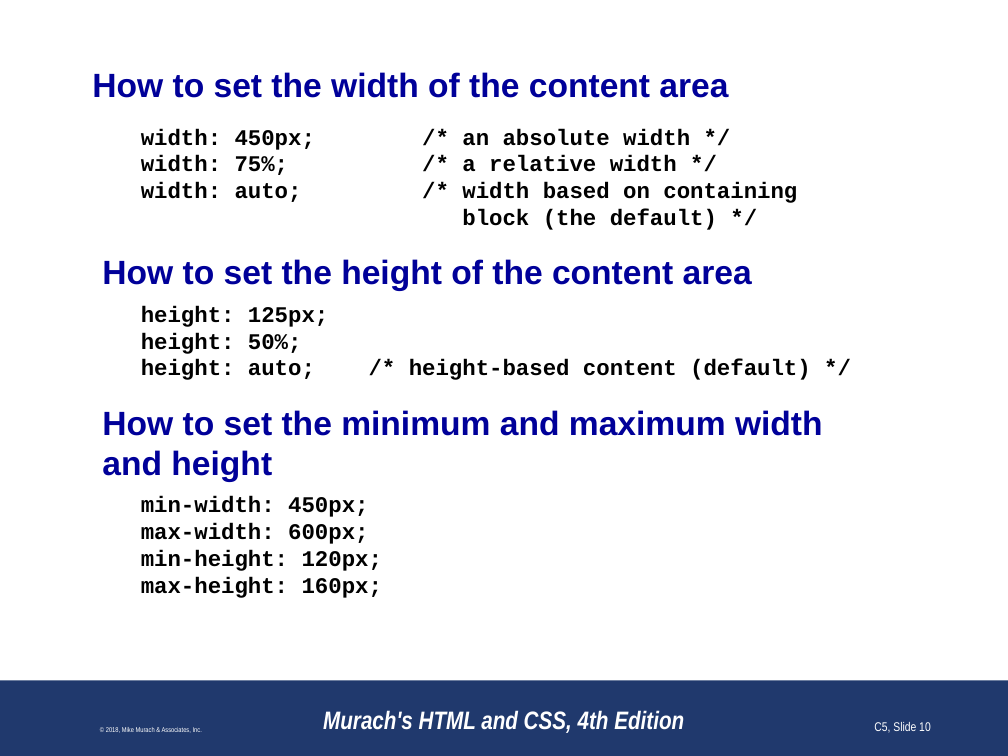
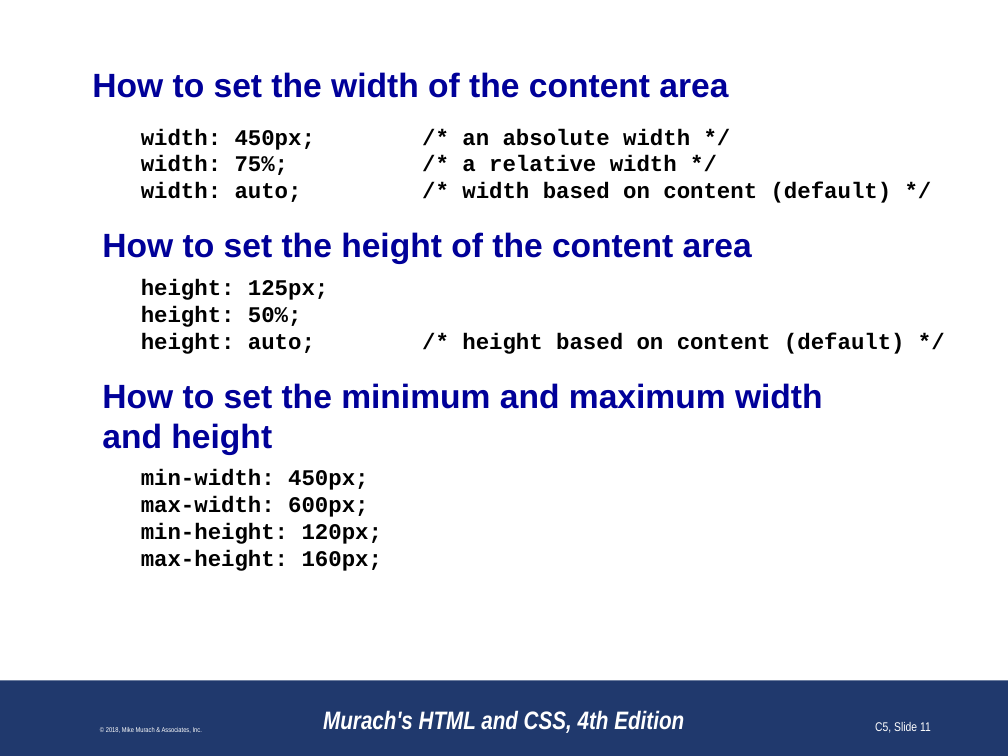
Before and after one commit to paulsmithkc/awd1000_base_lab_and_homework, a slide deck: slide 11 of murach_html_4e/slides/Chapter 5 slides (Revised).pptx (slide 10 before the commit). Drawn at 1008x756 pixels with LibreOffice and Linux fonts; fonts in the diff are those of the drawing; background and template pictures are left out. Boxes give left, top, right and bottom in pixels: in the first picture for what was removed or moved away, otherwise in the second. Text is boxed around its words. In the diff, an @@ line names an element or a change of style, - is before the commit and + after.

```diff
--- a/murach_html_4e/slides/Chapter 5 slides (Revised).pptx
+++ b/murach_html_4e/slides/Chapter 5 slides (Revised).pptx
@@ text at (x1=462, y1=182, x2=892, y2=203): text changed @@
-width: auto; /* width based on containing
-block (the default) */
+width: auto; /* width based on content (default) */
@@ text at (x1=141, y1=332, x2=905, y2=354): text changed @@
-height: auto; /* height-based content (default) */
+height: auto; /* height based on content (default) */
@@ page number at (x1=875, y1=722, x2=931, y2=733): text changed @@
-C5, Slide 10
+C5, Slide 11
```
Also in this commit, not shown: 27 other slides changed, 1 slide added, 2 slides removed.
